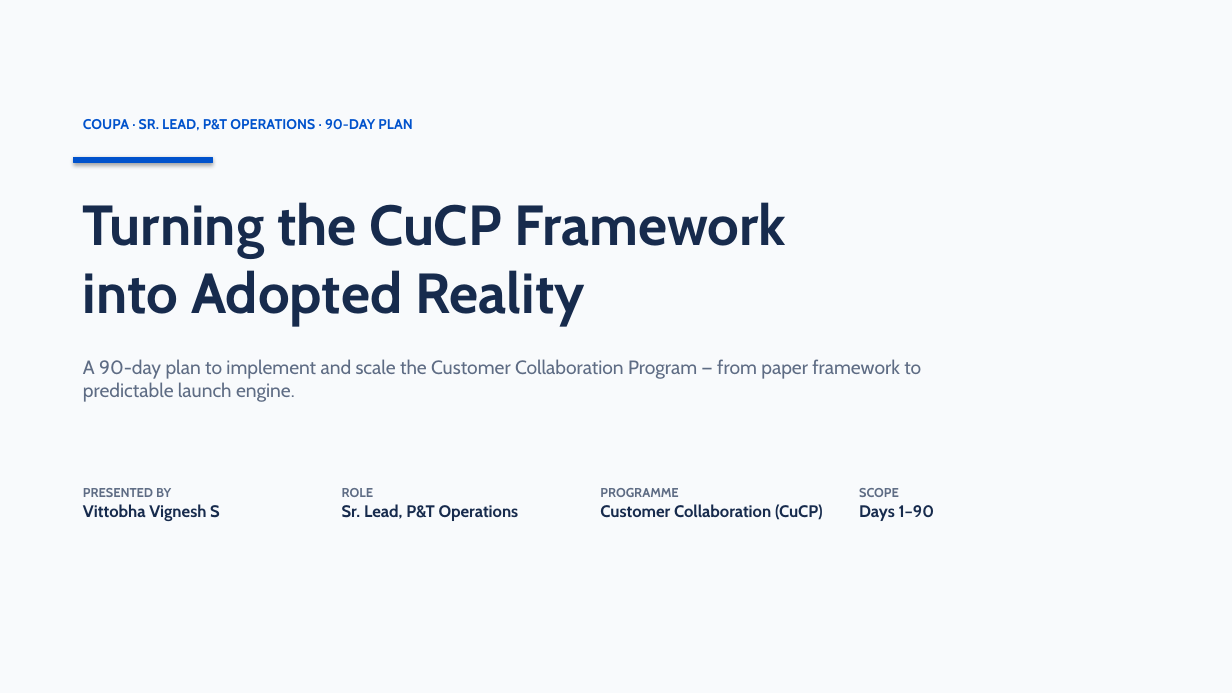
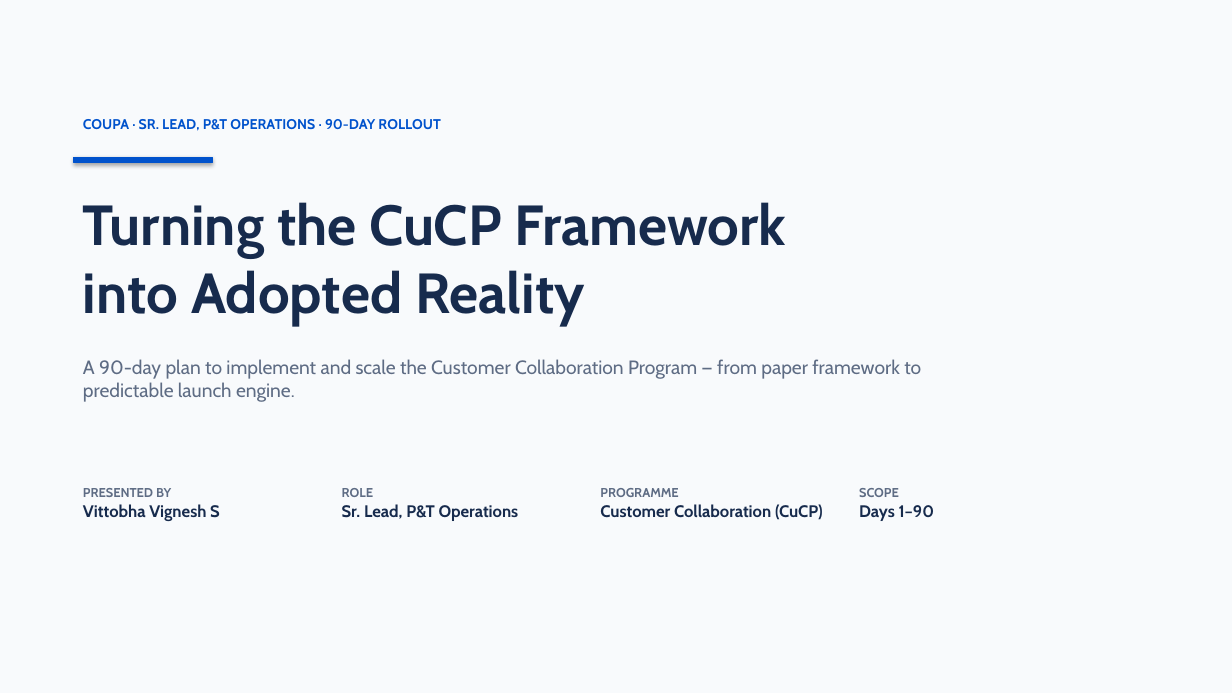
Before and after one commit to vittobh/pm-os, a slide deck: slide 1 of docs/cucp/cucp_presentation.pptx. Drawn at 1232x693 pixels with LibreOffice and Linux fonts; fonts in the diff are those of the drawing. Boxes give left, top, right and bottom in pixels: in the first picture for what was removed or moved away, otherwise in the second. Text is boxed around its words. In the diff, an @@ line names an element or a change of style, - is before the commit and + after.

```diff
--- a/docs/cucp/cucp_presentation.pptx
+++ b/docs/cucp/cucp_presentation.pptx
@@ text at (83,119,440,131): text changed @@
-COUPA · SR. LEAD, P&T OPERATIONS · 90-DAY PLAN
+COUPA · SR. LEAD, P&T OPERATIONS · 90-DAY ROLLOUT
```
Also in this commit, not shown: 2 other slides changed, 1 slide added, 3 other files.
